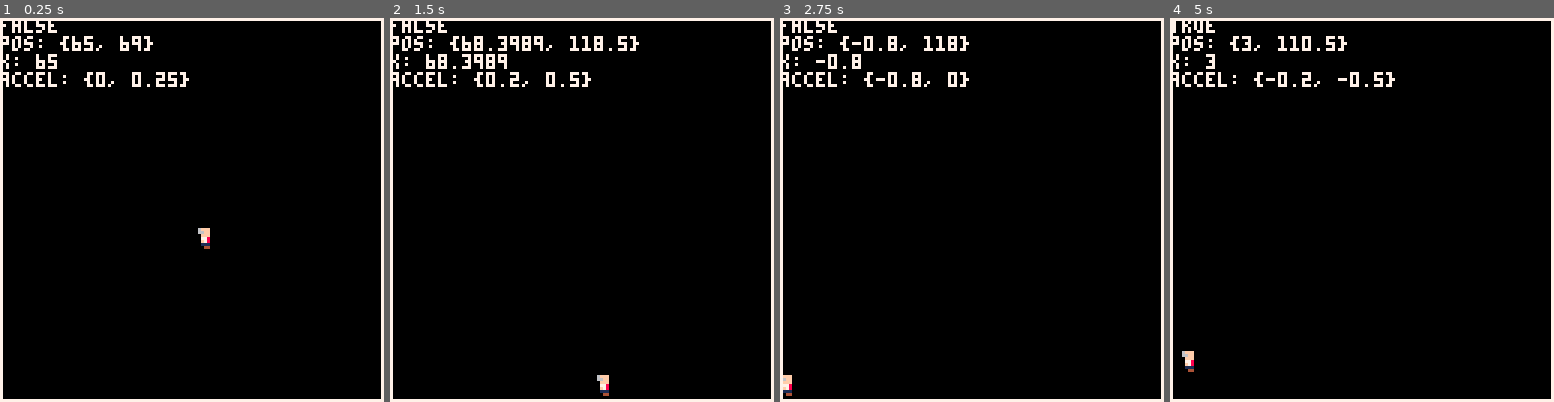
Above: before the commit, frames 1-4 (left to right).
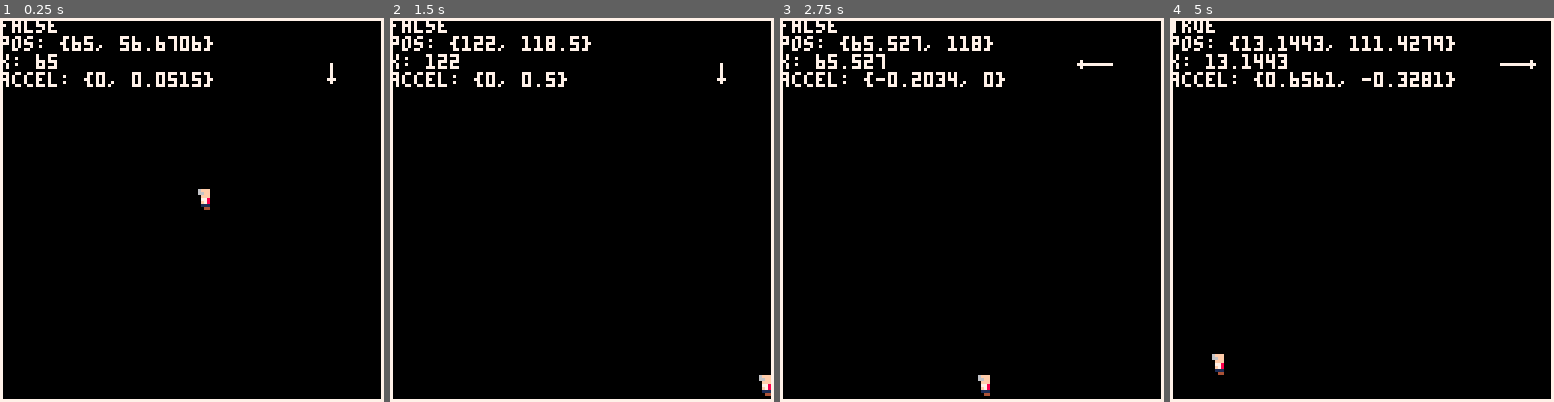
Above: after the commit, the same moments.

Repository: jloiterman/ld51_new
Game: PICO-8 cartridge ld51.p8
Two runs of this game, one before a commit and one after it. Both use one fixed random seed, a clock stepped at 60 frames per second and the inputs below.
Inputs:
- Up to frame 1 (0.25 s): no input
- Up to frame 2 (1.5 s): tap X (X key) at 0.33, 1.07 s; tap O (Z key) at 0.7 s
- Up to frame 3 (2.75 s): hold Right 1.6-2.1 s; tap O (Z key) at 1.7, 2.1, 2.5 s; tap X (X key) at 1.85 s; hold Up 2.15-2.42 s; hold Right from 2.47 s (still down)
- Up to frame 4 (5 s): tap O (Z key) every 0.4 s from 2.9 to 4.9 s; tap X (X key) at 2.97, 4.08 s; release Right at 3.03 s; hold Left 3.08-3.58 s; hold Down 3.63-3.97 s; hold Right 4.02-4.68 s; hold Up from 4.73 s (still down)

The runs differ from the first frame. In frame 1, 0.9% of the frame differs, in the area x 31-88%, y 4-61%; in frame 2, 1.8%; in frame 3, 1.3%; in frame 4, 2.3%, in the area x 3-96%, y 4-93%.

Commit message:
added gravity clock and better friction implementation

Diff:
--- a/ld51.p8
+++ b/ld51.p8
@@ -4,6 +4,7 @@
 function _init()
     global_tick=0
     gravity={x=0,y=0.25}
+    gravity_clock={x=110,y=15}
     toggle=false
     player = {
         pos={x=65,y=35},
@@ -45,6 +46,14 @@
     print("pos: {" .. player.pos.x .. ", " .. player.pos.y .. "}")
     print("x: " .. player.pos.x)
     print("accel: {" .. player.accel.x .. ", " .. player.accel.y .. "}")
+    -- draw gravity clock
+    -- todo: make this fancy and animated
+    clock_end_pos={
+     x=gravity_clock.x+sqrt(abs(gravity.x*100))*sgn(gravity.x),
+     y=gravity_clock.y+sqrt(abs(gravity.y*100))*sgn(gravity.y)
+    }
+    line(gravity_clock.x,gravity_clock.y,clock_end_pos.x,clock_end_pos.y)
+    circfill(clock_end_pos.x,clock_end_pos.y,1)
 end
 
 
@@ -93,8 +102,19 @@
     elseif btn(1) and not btn(0) then
         accel=1
         p.accel=v_addv(p.accel,v_mults(p.xthrust,accel))
-    elseif (btn(0) and btn(1)) or (not btn(0) and not btn(1)) and p.vel.x!=0 then
-        p.accel.x=p.brake.x*(sgn(p.vel.x)*-1)
+    end
+
+    -- apply friction.
+    -- todo: make friction much stronger on the
+    -- ground than in the air.
+    p.accel.x-=p.vel.x*.1
+    p.accel.y-=p.vel.y*.1
+    -- cheap hack so the player comes to a complete stop
+    if not(btn(0) or btn(1)) and abs(p.accel.x)<0.2 and abs(p.vel.x)<.1 then
+      p.accel.x=p.vel.x*-1
+    end
+    if not(btn(2) or btn(3)) and abs(p.accel.y)<0.2 and abs(p.vel.y)<.1 then
+      p.accel.y=p.vel.y*-1
     end
 
     if collision==false then
